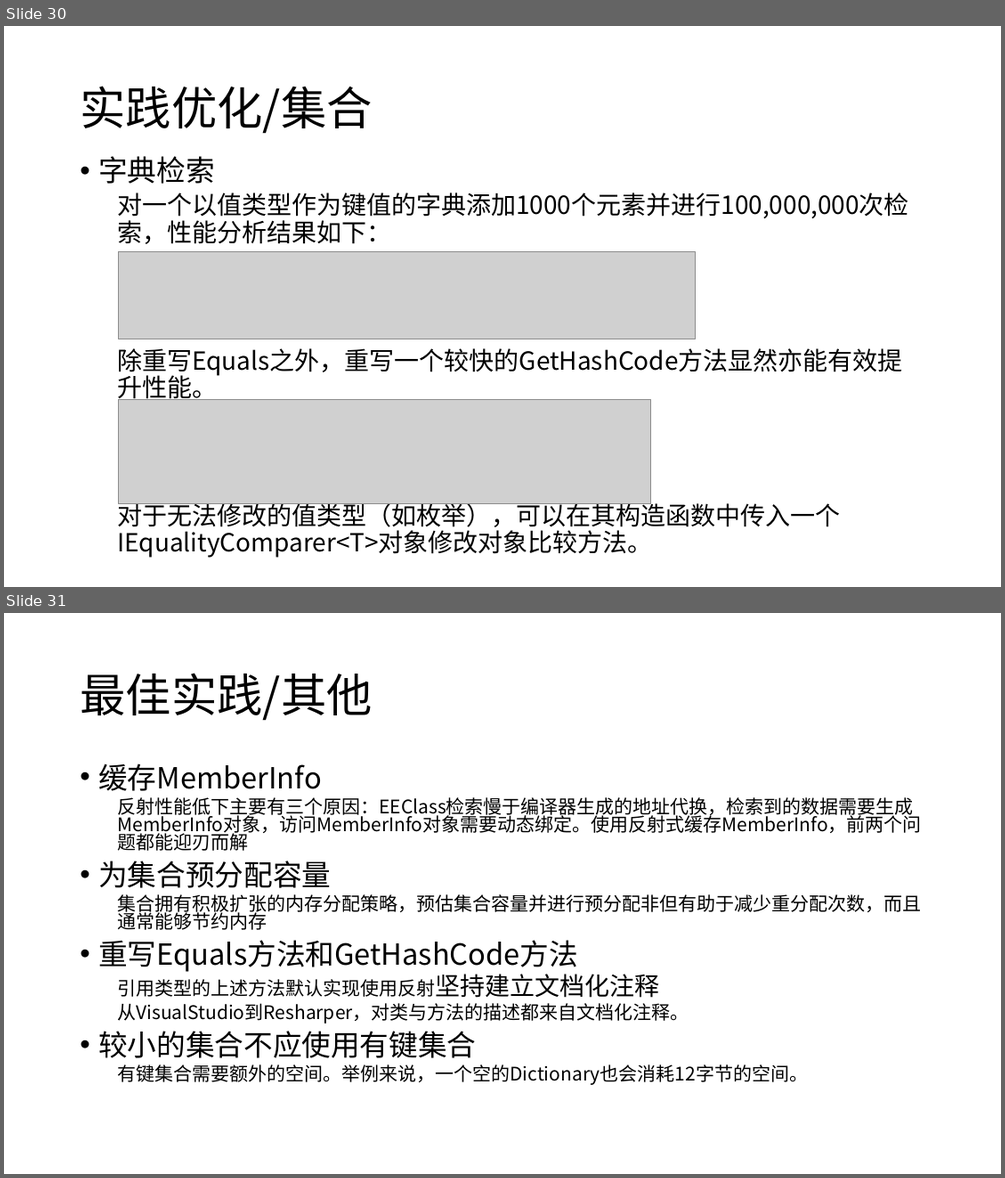
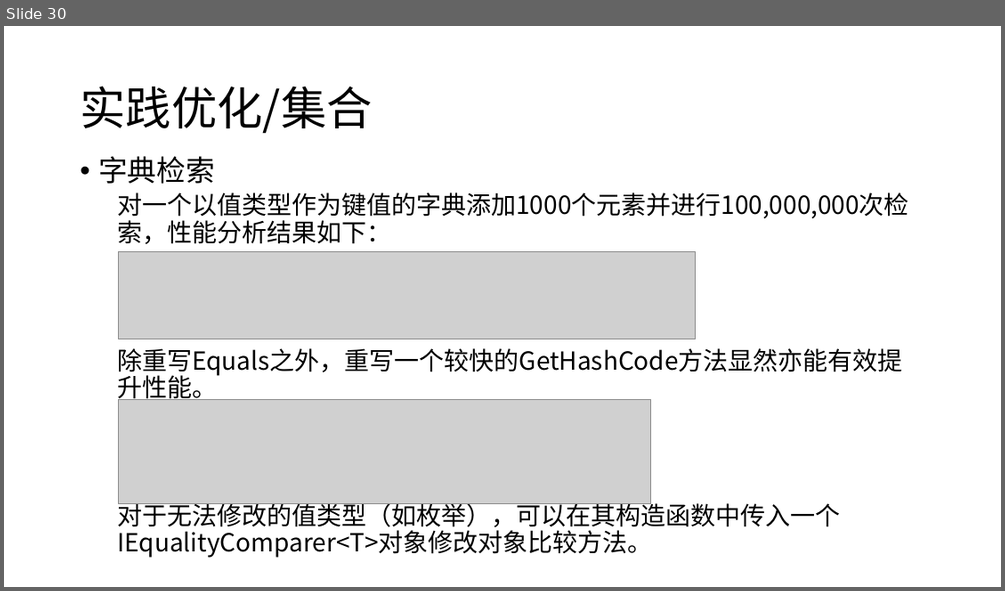
Before and after one commit to snakealpha/DotNetSession, a slide deck: pptx.pptx.pptx. Shown one above the other, each under a label of ours: slides 30 and 31 before the commit, slide 30 after it. The pictures are 1005x1178 and 1005x591 pixels, drawn with LibreOffice and Linux fonts; fonts in the diff are those of the drawing; grey boxes stand for pictures. Boxes give left, top, right and bottom in pixels: in the first picture for what was removed or moved away, otherwise in the second. Text is boxed around its words. In the diff, an @@ line names an element or a change of style, - is before the commit and + after.

```diff
--- a/pptx.pptx.pptx
+++ b/pptx.pptx.pptx
@@ slide 31 removed at bbox=[4, 613, 1001, 1174], background #FFFFFF @@
@@ title removed at bbox=[80, 673, 372, 721] @@
-最佳实践/其他
@@ text removed at bbox=[98, 763, 922, 1085] @@
-• 缓存MemberInfo
-  反射性能低下主要有三个原因：EEClass检索慢于编译器生成的地址代换，检索到的数据需要生成MemberInfo对象，访问MemberInfo对象需要动态绑定。使用反射式缓存MemberInfo，前两个问题都能迎刃而解
-• 为集合预分配容量
-  集合拥有积极扩张的内存分配策略，预估集合容量并进行预分配非但有助于减少重分配次数，而且通常能够节约内存
-• 重写Equals方法和GetHashCode方法
-  引用类型的上述方法默认实现使用反射坚持建立文档化注释
-  从VisualStudio到Resharper，对类与方法的描述都来自文档化注释。
-• 较小的集合不应使用有键集合
-  有键集合需要额外的空间。举例来说，一个空的Dictionary也会消耗12字节的空间。
```
Also in this commit, not shown: 5 slides changed, 3 slides added, 1 other slide removed, 1 other file.
